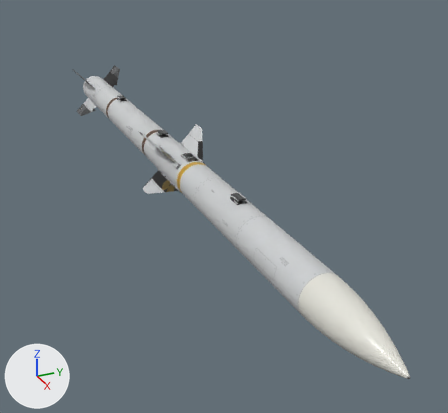
The glTF model films/assets/fury/amraam.glb: old version first, new version second.
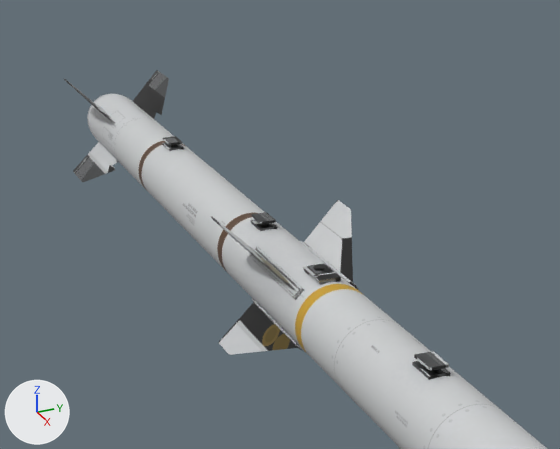
Old and new are each drawn whole from a camera (50 mm lens) standing at (2.843, -1.018, 1.134) and looking at (0.177, 0.181, -0.199) and again close up on the part from 10% to 66% of the width and 8% to 57% of the height. The lights are fixed; the arrows at lower left show +X, +Y and +Z. The first two pictures are the older version. Vertices at exactly the same position are counted once.

In view in the first close-up: 'aim120'.
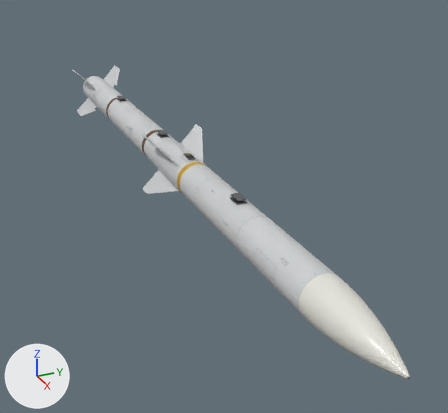
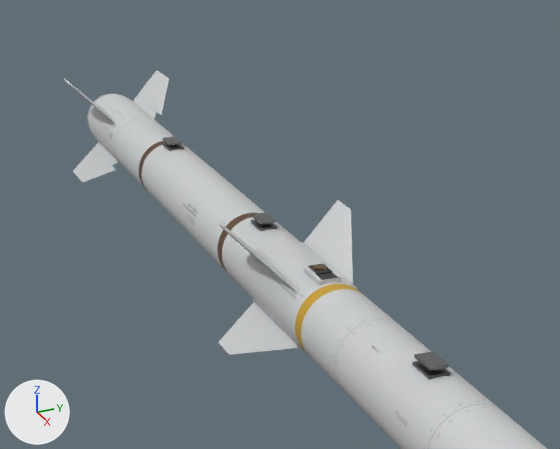
What differs and where, as boxes [x1, y1, x2, y2] in the close-ups (560 x 449 px):
part 1 of me_aim120, cut back: before [250, 241, 353, 351]
part 2 of me_aim120, surface changed: [64, 70, 450, 380] in both

Patch to the scene script:
```diff
--- a/films/assets/fury/amraam.glb.py
+++ b/films/assets/fury/amraam.glb.py
@@ me_aim120 @@
 # used by ob_aim120; location = (0.0, 0.0, 0.0)
-me_aim120.from_pydata(...)  # 11004 vertices, 21470 faces; spans x -1.83..1.82, y -0.16..0.16, z -0.16..0.16
+me_aim120.from_pydata(...)  # 10940 vertices, 21358 faces; spans x -1.83..1.82, y -0.16..0.16, z -0.16..0.16
+# me_aim120 part 1: 112 vertices removed from x -0.12..0.19, y -0.08..0.08, z -0.08..0.08; 48 vertices added at x -0.12..0.19, y -0.07..0.07, z -0.07..0.07
+# me_aim120 part 2: 6936 kept faces spanning x -1.83..1.82, y -0.16..0.16, z -0.16..0.16 get new texture (UV) coordinates
 me_aim120.materials.append(mat_amraam)
```
